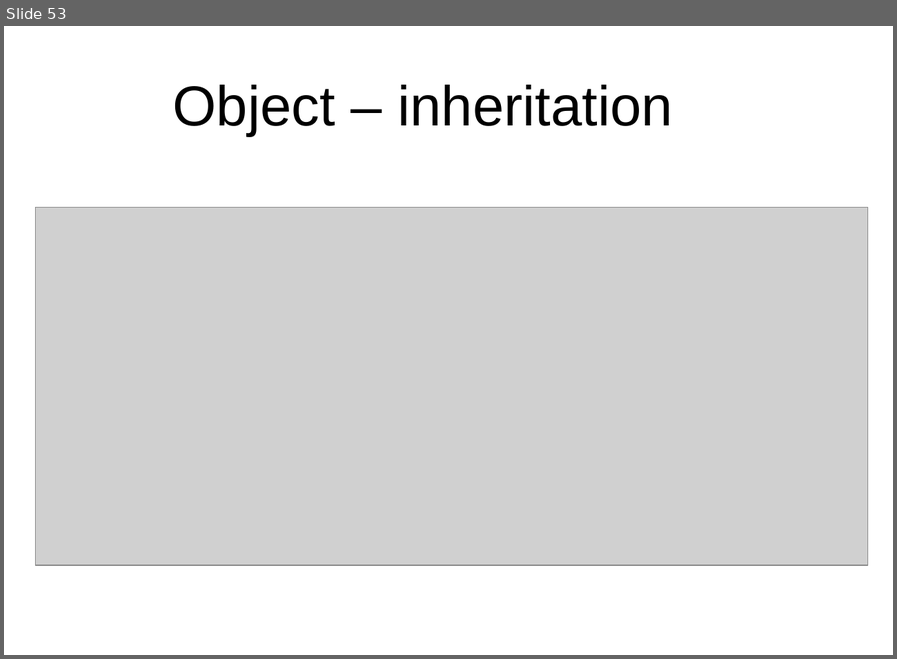
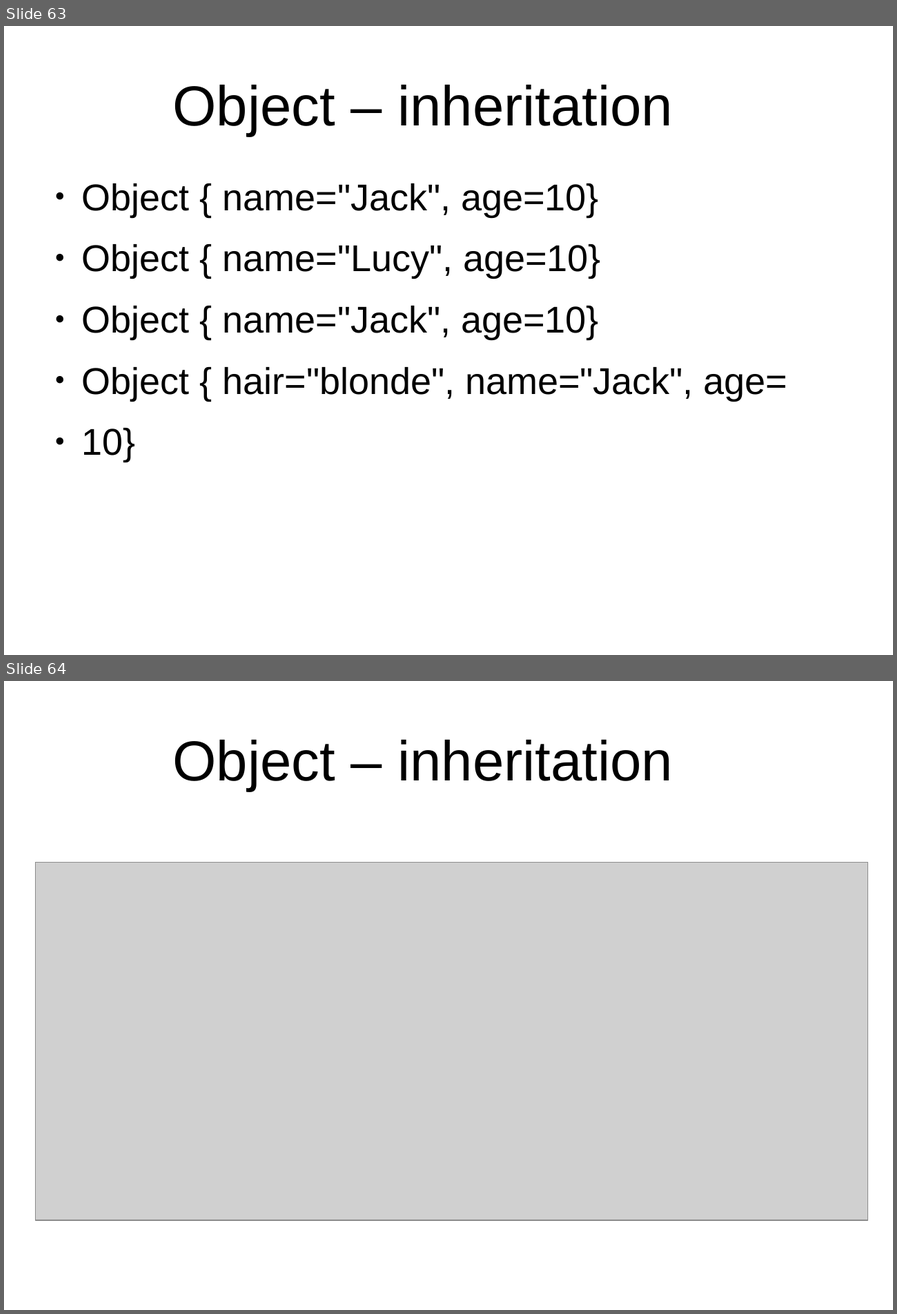
Before and after one commit to peterborkuti/other, a slide deck: JavaScriptBasics/jsbasics-slide.odp. Shown one above the other, each under a label of ours: slide 53 before the commit, slides 63 and 64 after it. The pictures are 897x659 and 897x1314 pixels, drawn with LibreOffice and Linux fonts; fonts in the diff are those of the drawing; grey boxes stand for pictures; background and template pictures are left out. Boxes give left, top, right and bottom in pixels: in the first picture for what was removed or moved away, otherwise in the second. Text is boxed around its words. In the diff, an @@ line names an element or a change of style, - is before the commit and + after.

```diff
--- a/JavaScriptBasics/jsbasics-slide.odp
+++ b/JavaScriptBasics/jsbasics-slide.odp
@@ slide 63 added at [4,26,893,655], background #FFFFFF @@
@@ title added at [173,85,673,136], 53.3 pt, text #000000 @@
+Object – inheritation
@@ text added at [82,183,788,461], 35.3 pt, text #000000 @@
+● Object { name="Jack", age=10}
+● Object { name="Lucy", age=10}
+● Object { name="Jack", age=10}
+● Object { hair="blonde", name="Jack", age=
+● 10}
@@ what was slide 53 is now slide 64 @@
```
Also in this commit, not shown: 8 slides changed, 11 other slides added, 2 other files.
